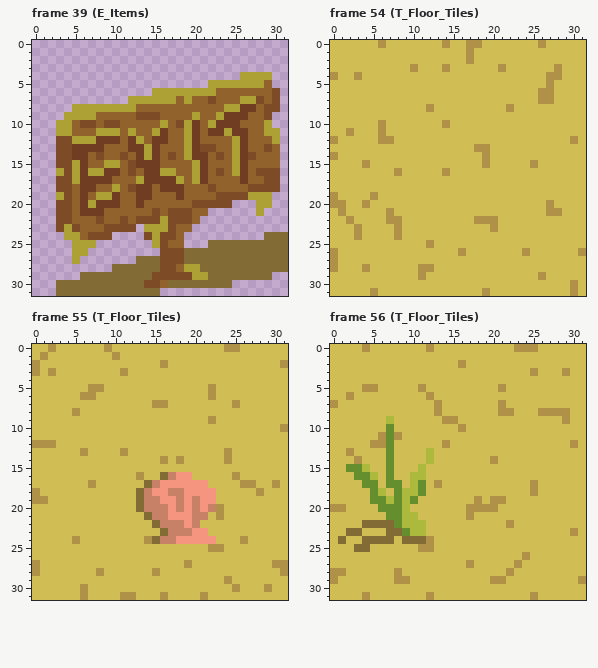
Pixel-art file: Scavenger Roguelike Tutorial/Assets/Sprites/Tribal_SpriteSheet.ase. Above: the version before the commit.
32x32 pixels, 98 frames. Colours within 5 levels of each other are drawn and written as one. Shown: frame 39 (E_Items), frame 54 (T_Floor_Tiles), frame 55 (T_Floor_Tiles), frame 56 (T_Floor_Tiles). The commit also changed other frames, which this record leaves out.
After:
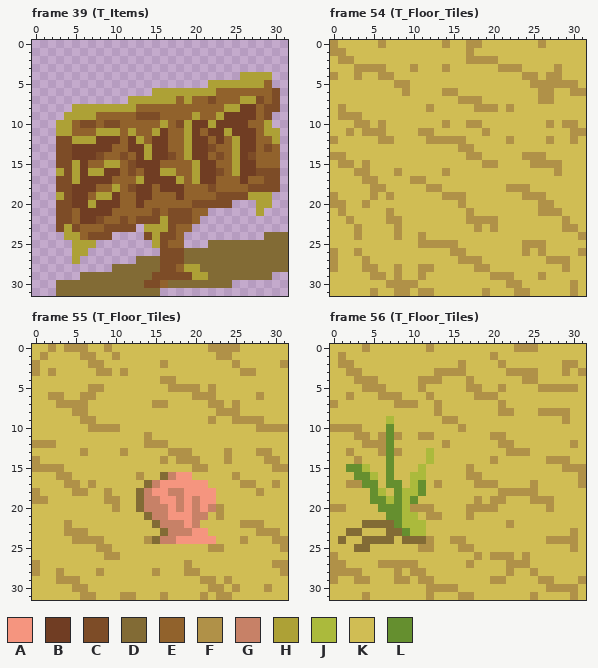
Palette (. is transparent): A #f5957f  B #703d23  C #7d4c27  D #826b35  E #91622c  F #b09148  G #c78167  H #ada136  J #abba3c  K #d0bd54  L #658f2f
Changes in this commit:
Changed rows in their new state; - is an unchanged pixel.
Frame 39 (T_Items), layer "Top":
first column x 5:
 9 ----------------------B
10 ----------------B----B-
11 ----------------------B
12 ----------------B-B---B
13 ----B------B----B-----B
14 --B--------B-----------
15 -----------------B----B
16 -----------------B----B
17 -----------------B-----
18 B----------------------
19 B----------------------
20 B----------------------
21 ----B------------------
22 -BB--------------------
Frame 54 (T_Floor_Tiles), layer "Middle":
first column x 0:
 0 F-------------------------------
 1 FF------------------------------
 2 -FF---------------FFF-----------
 3 ---FFFF---------------FF--------
 4 ------FF----------------FF------
 5 --------FF---------------FF-FFF-
 6 ---------F----FF--------------FF
 7 ----------------FFF-------------
 8 -F----------------FFF-----------
 9 -FFF----------------------------
10 ---FF------------FF--------F-FF-
11 ----FF-----FF------F----------FF
12 ------------FFFFF-----F----F----
13 ----------------FFKK------------
14 -F---------------FFK----FFF-----
15 -FF-----------------F-----FFF---
16 ---FF-----------------------F---
17 ----FF----FF--------------------
18 -----FF-----FF--------FFF-------
19 -------F------FFF-------FFF-----
20 ----------------F---------F-----
21 -----------------F--------F-----
22 -----------------F-----------F--
23 ------------------F----------FF-
24 -----------F-------------------F
25 -----------F-FFF--------FFF-----
26 ---F-----------F----------F-----
27 ----F-----------FFF--------FFF--
28 -----F--F---------FF---------F--
29 -----FF-F-----------FFF---------
30 -------FFFF-----------FF--------
31 --------FF-FF----------FF-------
Frame 55 (T_Floor_Tiles), layer "Middle":
first column x 0:
 0 ----FFF---------------FF--------
 1 ------FF---------------FF-------
 2 -------FF----------------F------
 3 --------FF----------------FF----
 4 ----------------FF--------------
 5 -----------------FFFF-----------
 6 --FF----------------FF------F---
 7 ---FFFF---------------FF--------
 8 ------F----------------FFF------
 9 ------FF-----------------FFFF---
10 -------FFFF-----------------FFF-
11 --------------F-----------------
12 --------------FFF---------------
13 -----------------FFF--------FF--
14 F------------------FF--------FF-
15 FFFF----------------FF--------FF
16 ---FF---------------------------
17 ----FF--------------------------
18 -----FF--F----------------------
19 ---------FF---------------------
20 ----------F---------------------
22 ----F---------------------FFF---
23 ----FFF---------------------FFF-
24 ------FFF---------------------FF
25 --------FF---------------------F
26 ---------FF---------------------
28 ---F---------------FF-----------
29 ---FFF---------------FF---------
30 -----F----------------FF--------
31 -------F---------------FF-------
Frame 56 (T_Floor_Tiles), layer "Middle":
first column x 0:
 1 -F------------------F-----------
 2 -FF------------------F-------FF-
 3 --FF---------FFFF-----FFF------F
 4 ---FFF-----FFF---F------FF------
 5 ------F----------FF-------FFFFF-
 6 ------FFF---------FFF-----------
 7 --------FFF---------------------
10 FFFF----------------------------
11 ---FF------FF-------FF----------
12 ----F----------------FF---------
13 ------F-F-------------FFF-------
14 ---------------------------FFF--
15 -----------------F-----------FFF
16 -----------------FF------------F
17 --FF--------------FFF----------F
18 ---------------------FFFF-------
19 -------------------------FFF----
20 ----------FFF--------------F----
21 ------------FF------------------
24 ---------------FF----------FFFF-
25 ----------------FF------------F-
26 F-----------------F-FFF---------
27 FF----FFFFF-----------F-F-------
28 --FF------FF-------------F------
29 ---FF------FF-------------FF----
30 ------------FFFF-----------FFFF-
31 ----------------FF------------F-
Changed places in both pictures, as pixel boxes (x1, y1, x2, y2):
changed: (200, 112, 256, 184)
changed: (88, 144, 112, 160)
changed: (160, 144, 168, 160)
changed: (72, 184, 112, 224)
changed: (330, 40, 586, 296)
changed: (32, 344, 288, 600)
changed: (330, 352, 586, 600)
